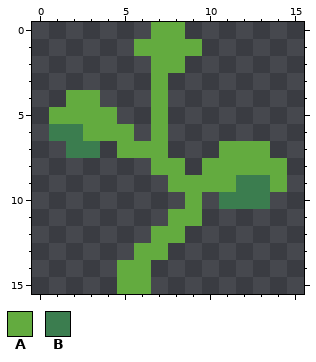
Two versions of one pixel-art sprite, assets/sprout.png. Above is the file before it was changed.
The file is 16x16 pixels.
Palette (. is transparent): A #63ab3f  B #3b7d4f
After the commit:
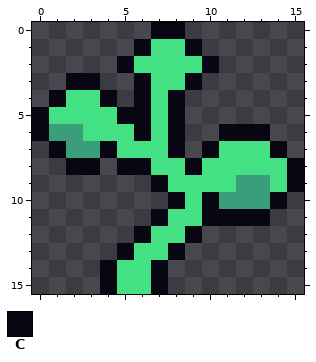
Colours new in this view: C #080612
Edits made:
@@ palette @@
-A #63ab3f
+A #44e184
-B #3b7d4f
+B #3a9e7b
@@ x 0..15 @@
- 0 .......AA.......
- 1 ......AAAA......
- 2 .......AA.......
- 3 .......A........
- 4 ..AA...A........
- 5 .AAAA..A........
- 6 .BBAAA.A........
- 7 ..BB.AAA...AAA..
- 8 .......AA.AAAAA.
- 9 ........AAAABBA.
-10 .........A.BBB..
-11 ........AA......
-12 .......AA.......
-13 ......AA........
-14 .....AA.........
-15 .....AA.........
+ 0 .......CC.......
+ 1 ......CAAC......
+ 2 .....CAAAAC.....
+ 3 ..CC..CAAC......
+ 4 .CAAC.CAC.......
+ 5 CAAAACCAC.......
+ 6 CBBAAACAC..CCC..
+ 7 .CBBCAAAC.CAAAC.
+ 8 ..CC.CCAACAAAAAC
+ 9 .......CAAAABBAC
+10 ........CACBBBC.
+11 .......CAACCCC..
+12 ......CAAC......
+13 .....CAAC.......
+14 ....CAAC........
+15 ....CAAC........
Changed places in both pictures, as pixel boxes (x1, y1, x2, y2):
changed: (32, 22, 304, 294)
